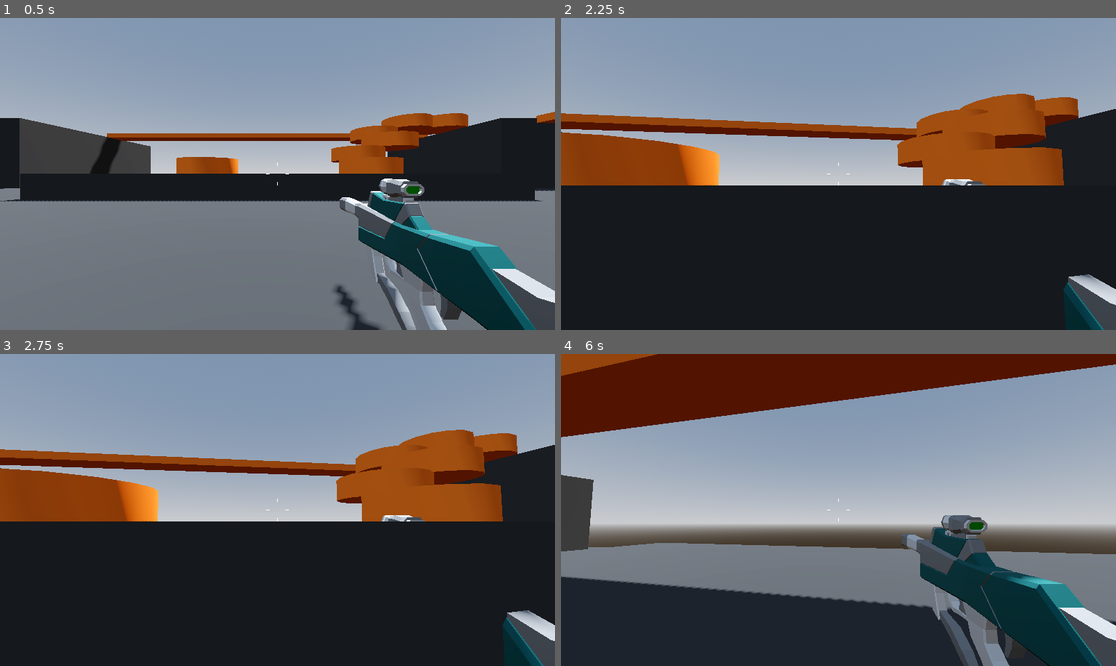
Above: before the commit, frames 1-4 (two rows, left to right).
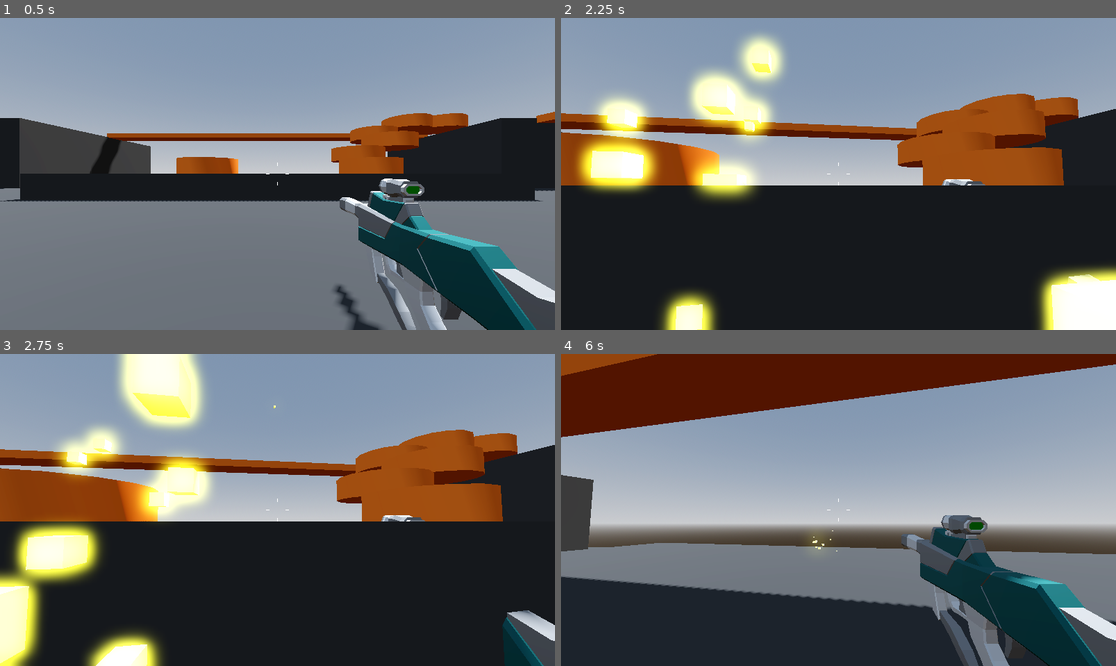
Above: after the commit, the same moments.

Repository: ivdobry/retro-fps
Game: Godot game, scene res://levels/sandbox.tscn
The game is run twice, just before and just after one commit, with the same random seed, the same clock (stepped at 60 frames per second) and the same inputs.
Inputs (mouse positions are in pixels of both pictures, inside the frame that each line leads up to):
- Up to frame 1 (0.5 s): no input
- Up to frame 2 (2.25 s): tap Enter at 0.5 s; move the mouse to (866, 174) at 0.52 s; press the mouse at (866, 174) at 0.53 s; hold W (move_forward) from 0.53 s (still down); tap Space (jump) at 0.77, 1.52 s; move the mouse to (810, 174) at 1.27 s; release the mouse at (810, 174) at 1.28 s; click (810, 174) at 1.35 s; move the mouse to (849, 167) at 2.02 s; press the mouse at (849, 167) at 2.03 s
- Up to frame 3 (2.75 s): keep holding W (move_forward)
- Up to frame 4 (6 s): move the mouse to (832, 516) at 2.77 s; release the mouse at (832, 516) at 2.78 s; click (832, 516) at 2.85 s; tap Space (jump) at 3.02, 3.77, 4.52 s; move the mouse to (877, 513) at 3.52 s; press the mouse at (877, 513) at 3.53 s; move the mouse to (794, 506) at 4.27 s; release the mouse at (794, 506) at 4.28 s; click (794, 506) at 4.35 s; move the mouse to (844, 510) at 5.02 s; press the mouse at (844, 510) at 5.03 s; move the mouse to (816, 503) at 5.77 s; release W (move_forward) at 5.78 s; release the mouse at (816, 503) at 5.78 s; hold D (move_right) from 5.78 s (still down); click (816, 503) at 5.85 s

Frame 1 is identical in both runs. In frame 2, 12% of the frame differs, in the area x 2-100%, y 5-100%; in frame 3, 13%, in the area x 0-50%, y 0-100%; in frame 4, less than 0.1%.

Commit message:
Add weapon sparks.

Diff:
--- a/weapons/hitscan_weapon.gd
+++ b/weapons/hitscan_weapon.gd
@@ -5,15 +5,11 @@
 @export var recoil := 0.05
 @export var weapon_mesh: Node3D
 @export var muzzle_flash: GPUParticles3D
+@export var sparks: PackedScene
 
 @onready var cooldown_timer: Timer = $CooldownTimer
 @onready var weapon_position: Vector3 = weapon_mesh.position
 @onready var ray_cast_3d: RayCast3D = $RayCast3D
-
-# Called when the node enters the scene tree for the first time.
-func _ready() -> void:
-	pass
-
 
 # Called every frame. 'delta' is the elapsed time since the previous frame.
 func _process(delta: float) -> void:
@@ -31,3 +27,7 @@
 	weapon_mesh.position.z += recoil
 	if collider is Enemy:
 		collider.hitpoints -= weapon_damage
+
+	var spark = sparks.instantiate()
+	add_child(spark)
+	spark.global_position = ray_cast_3d.get_collision_point()
--- a/weapons/hitscan_weapon.tscn
+++ b/weapons/hitscan_weapon.tscn
@@ -1,9 +1,11 @@
-[gd_scene load_steps=2 format=3 uid="uid://k63k22csi4q0"]
+[gd_scene load_steps=3 format=3 uid="uid://k63k22csi4q0"]
 
 [ext_resource type="Script" uid="uid://cj437kt3mj6vs" path="res://weapons/hitscan_weapon.gd" id="1_24x21"]
+[ext_resource type="PackedScene" uid="uid://d03aqjmqtnmm5" path="res://weapons/sparks.tscn" id="2_nnki3"]
 
 [node name="HitscanWeapon" type="Node3D"]
 script = ExtResource("1_24x21")
+sparks = ExtResource("2_nnki3")
 
 [node name="CooldownTimer" type="Timer" parent="."]
 one_shot = true
--- /dev/null
+++ b/weapons/sparks.tscn
@@ -0,0 +1,90 @@
+[gd_scene load_steps=9 format=3 uid="uid://d03aqjmqtnmm5"]
+
+[sub_resource type="StandardMaterial3D" id="StandardMaterial3D_8mbhk"]
+emission_enabled = true
+emission = Color(1, 1, 0, 1)
+emission_energy_multiplier = 3.0
+
+[sub_resource type="Curve" id="Curve_12wvm"]
+_data = [Vector2(0, 1), 0.0, 0.0, 0, 0, Vector2(1, 0), 0.0, 0.0, 0, 0]
+point_count = 2
+
+[sub_resource type="CurveTexture" id="CurveTexture_78rq0"]
+curve = SubResource("Curve_12wvm")
+
+[sub_resource type="ParticleProcessMaterial" id="ParticleProcessMaterial_iqrkx"]
+spread = 180.0
+initial_velocity_min = 1.0
+initial_velocity_max = 5.0
+scale_min = 0.5
+scale_curve = SubResource("CurveTexture_78rq0")
+
+[sub_resource type="BoxMesh" id="BoxMesh_aya15"]
+size = Vector3(0.1, 0.1, 0.1)
+
+[sub_resource type="Animation" id="Animation_8mbhk"]
+resource_name = "Spark"
+tracks/0/type = "value"
+tracks/0/imported = false
+tracks/0/enabled = true
+tracks/0/path = NodePath(".:emitting")
+tracks/0/interp = 1
+tracks/0/loop_wrap = true
+tracks/0/keys = {
+"times": PackedFloat32Array(0),
+"transitions": PackedFloat32Array(1),
+"update": 1,
+"values": [true]
+}
+tracks/1/type = "method"
+tracks/1/imported = false
+tracks/1/enabled = true
+tracks/1/path = NodePath(".")
+tracks/1/interp = 1
+tracks/1/loop_wrap = true
+tracks/1/keys = {
+"times": PackedFloat32Array(1),
+"transitions": PackedFloat32Array(1),
+"values": [{
+"args": [],
+"method": &"queue_free"
+}]
+}
+
+[sub_resource type="Animation" id="Animation_12wvm"]
+length = 0.001
+tracks/0/type = "value"
+tracks/0/imported = false
+tracks/0/enabled = true
+tracks/0/path = NodePath(".:emitting")
+tracks/0/interp = 1
+tracks/0/loop_wrap = true
+tracks/0/keys = {
+"times": PackedFloat32Array(0),
+"transitions": PackedFloat32Array(1),
+"update": 1,
+"values": [false]
+}
+
+[sub_resource type="AnimationLibrary" id="AnimationLibrary_78rq0"]
+_data = {
+&"RESET": SubResource("Animation_12wvm"),
+&"Spark": SubResource("Animation_8mbhk")
+}
+
+[node name="Sparks" type="GPUParticles3D"]
+top_level = true
+material_override = SubResource("StandardMaterial3D_8mbhk")
+cast_shadow = 0
+emitting = false
+lifetime = 0.5
+one_shot = true
+explosiveness = 1.0
+process_material = SubResource("ParticleProcessMaterial_iqrkx")
+draw_pass_1 = SubResource("BoxMesh_aya15")
+
+[node name="AnimationPlayer" type="AnimationPlayer" parent="."]
+libraries = {
+&"": SubResource("AnimationLibrary_78rq0")
+}
+autoplay = "Spark"
